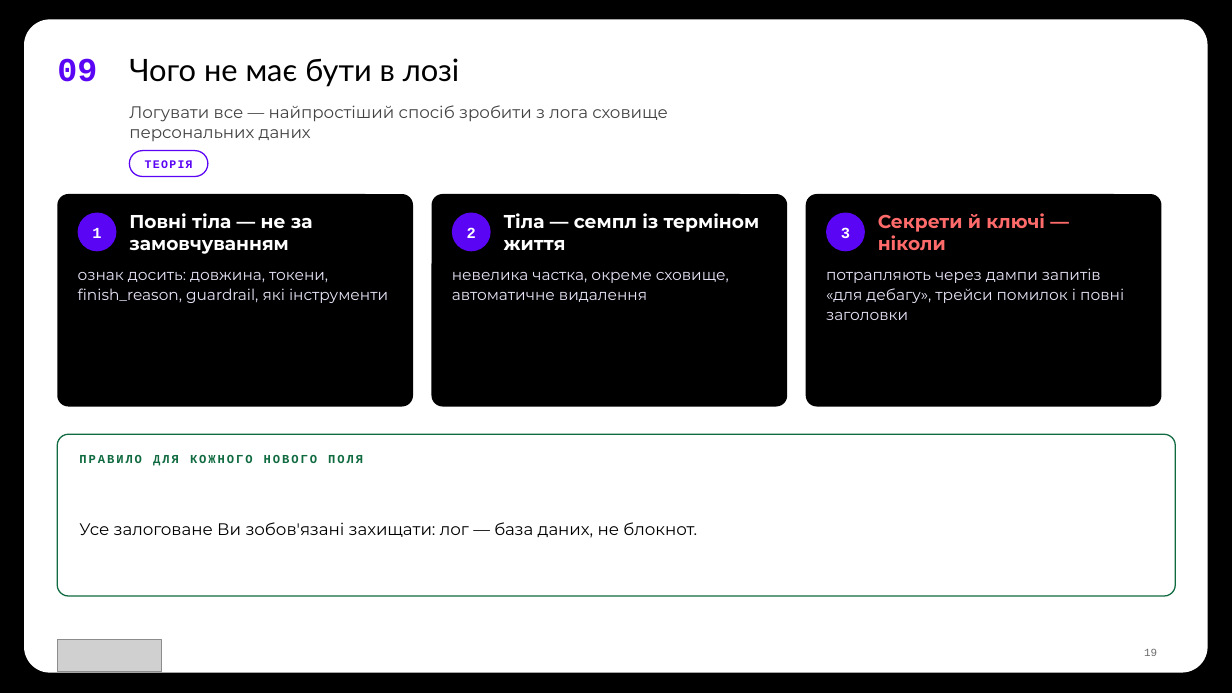
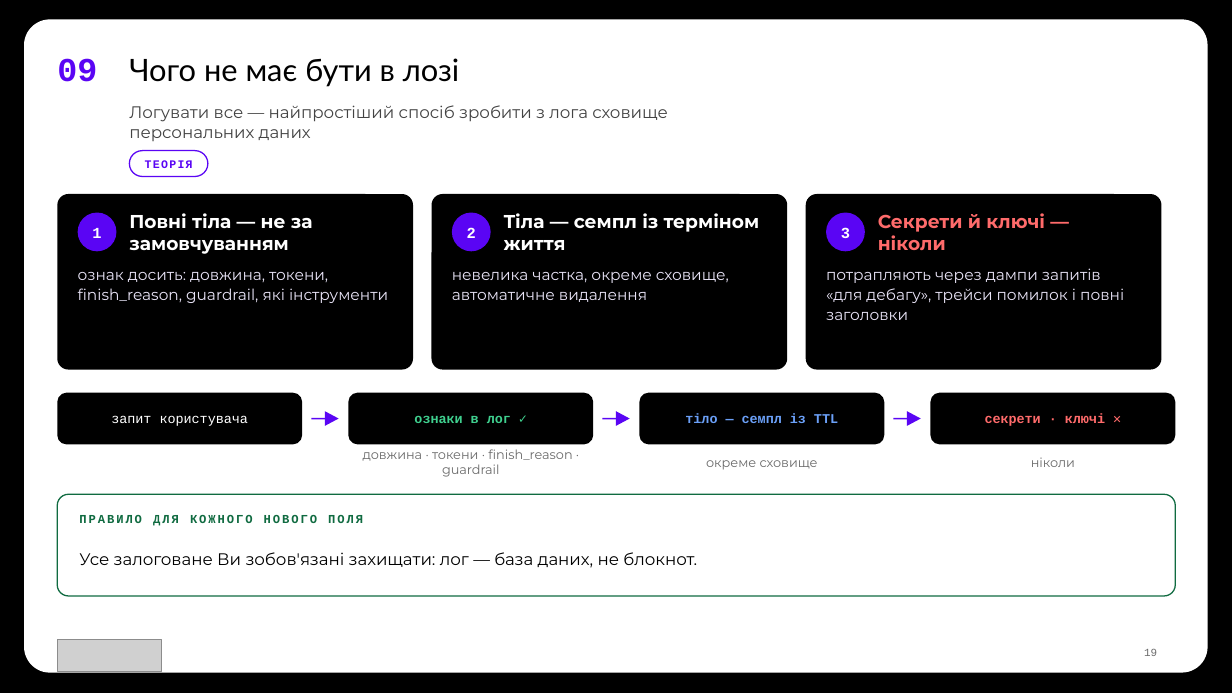
Before and after one commit to TarasFedorenkoFTV/llmops-bootcamp, a slide deck: slide 19 of docs/decks/L09.pptx. Drawn at 1232x693 pixels with LibreOffice and Linux fonts; fonts in the diff are those of the drawing; grey boxes stand for pictures; background and template pictures are left out. Boxes give left, top, right and bottom in pixels: in the first picture for what was removed or moved away, otherwise in the second. Text is boxed around its words. In the diff, an @@ line names an element or a change of style, - is before the commit and + after.

```diff
--- a/docs/decks/L09.pptx
+++ b/docs/decks/L09.pptx
@@ rounded rectangle: place and size @@
-rounded rectangle at [57, 194, 413, 407]
+rounded rectangle at [57, 194, 413, 370]
@@ rounded rectangle: place and size @@
-rounded rectangle at [432, 194, 787, 407]
+rounded rectangle at [432, 194, 787, 370]
@@ rounded rectangle: place and size @@
-rounded rectangle at [806, 194, 1162, 407]
+rounded rectangle at [806, 194, 1162, 370]
@@ rounded rectangle added at [57, 393, 302, 445], fill #000000 @@
@@ text added at [111, 415, 248, 426], 10.5 pt, text #FFFFFF @@
+запит користувача
@@ line added from (311, 419) to (328, 419), #5A05F4 1.25 pt @@
@@ triangle added at [325, 412, 339, 427], fill #5A05F4 @@
@@ rounded rectangle added at [348, 393, 593, 445], fill #000000 @@
@@ text added at [414, 415, 511, 423], 10.5 pt, text #3FCF8E, bold @@
+ознаки в лог ✓
@@ line added from (603, 419) to (619, 419), #5A05F4 1.25 pt @@
@@ triangle added at [616, 412, 630, 427], fill #5A05F4 @@
@@ rounded rectangle added at [640, 393, 884, 445], fill #000000 @@
@@ text added at [685, 414, 838, 423], 10.5 pt, text #6BA0F8, bold @@
+тіло — семпл із TTL
@@ line added from (894, 419) to (910, 419), #5A05F4 1.25 pt @@
@@ triangle added at [907, 412, 921, 427], fill #5A05F4 @@
@@ rounded rectangle added at [931, 393, 1176, 445], fill #000000 @@
@@ text added at [985, 414, 1105, 426], 10.5 pt, text #FF6B6B, bold @@
+секрети · ключі ✕
@@ text added at [363, 449, 572, 477], 10 pt, text #6B6B6B @@
+довжина · токени · finish_reason · guardrail
@@ text added at [706, 460, 818, 470], 10 pt, text #6B6B6B @@
+окреме сховище
@@ text added at [1031, 458, 1075, 467], 10 pt, text #6B6B6B @@
+ніколи
@@ proportions changed in 4 elements at [57, 194, 413, 370], [432, 194, 787, 370], [806, 194, 1162, 370], [57, 494, 1176, 596] @@
@@ rounded rectangle: place and size @@
-rounded rectangle at [57, 434, 1176, 596]
+rounded rectangle at [57, 494, 1176, 596]
@@ text "ПРАВИЛО ДЛЯ КОЖНОГО НОВОГО ПОЛЯ": place and size @@
-text "ПРАВИЛО ДЛЯ КОЖНОГО НОВОГО ПОЛЯ" at [79, 455, 363, 466]
+text "ПРАВИЛО ДЛЯ КОЖНОГО НОВОГО ПОЛЯ" at [79, 515, 363, 526]
@@ text "Усе залоговане Ви зобов'язані захищати: ...": place and size @@
-text "Усе залоговане Ви зобов'язані захищати: ..." at [79, 522, 697, 538]
+text "Усе залоговане Ви зобов'язані захищати: ..." at [79, 552, 697, 568]
```
Also in this commit, not shown: 2 other slides changed, 29 other files.
